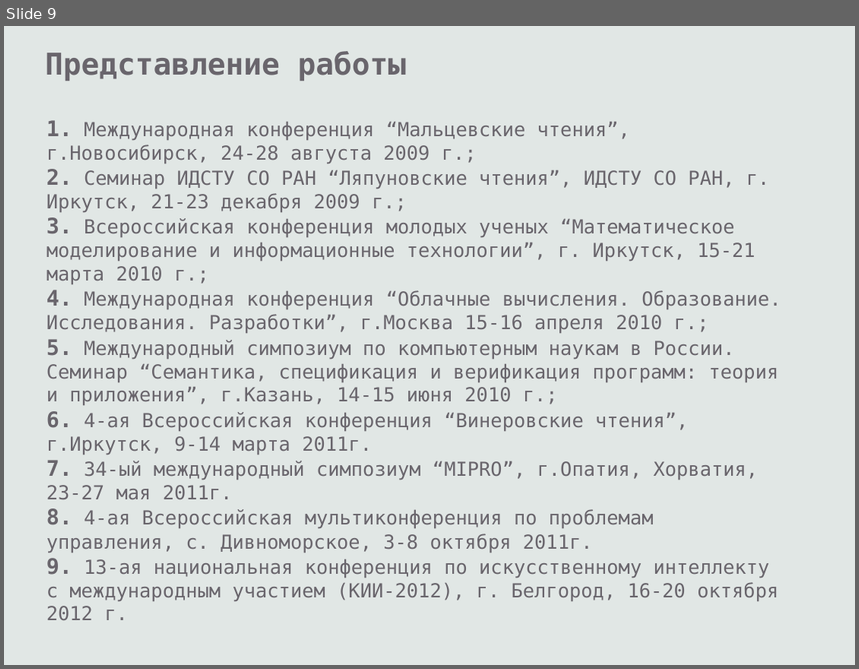
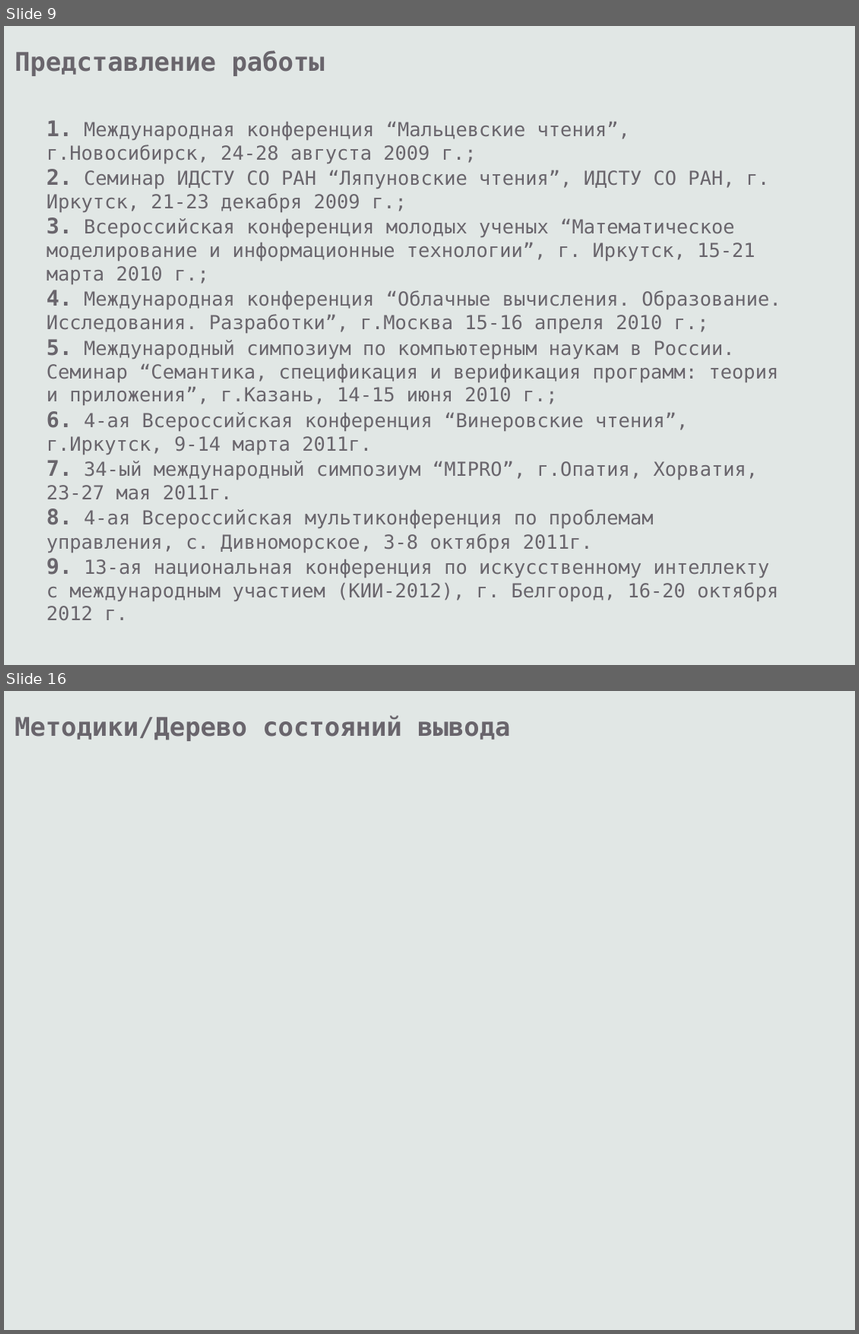
Before and after one commit to eugeneai/prisnif, a slide deck: brick/pres/pacman.odp. Shown one above the other, each under a label of ours: slide 9 before the commit, slides 9 and 16 after it; the slides between them are not shown. The pictures are 859x669 and 859x1334 pixels, drawn with LibreOffice and Linux fonts; fonts in the diff are those of the drawing. Boxes give left, top, right and bottom in pixels: in the first picture for what was removed or moved away, otherwise in the second. Text is boxed around its words. In the diff, an @@ line names an element or a change of style, - is before the commit and + after.

```diff
--- a/brick/pres/pacman.odp
+++ b/brick/pres/pacman.odp
@@ slide 16 added at [4, 691, 855, 1330], background #E1E7E5 @@
@@ text added at [15, 715, 510, 741], 24 pt, text #69656C, bold @@
+Методики/Дерево состояний вывода
@@ slide 9 changed as well @@
@@ text "Представление работы": place and size @@
-text "Представление работы" at [45, 51, 407, 81]
+text "Представление работы" at [15, 50, 325, 76]
@@ text "Представление работы" at [15, 50, 325, 76]: size 28 to 24 pt @@
```
Also in this commit, not shown: 8 other slides changed, 8 other slides added, 7 slides removed, 1 other file.
